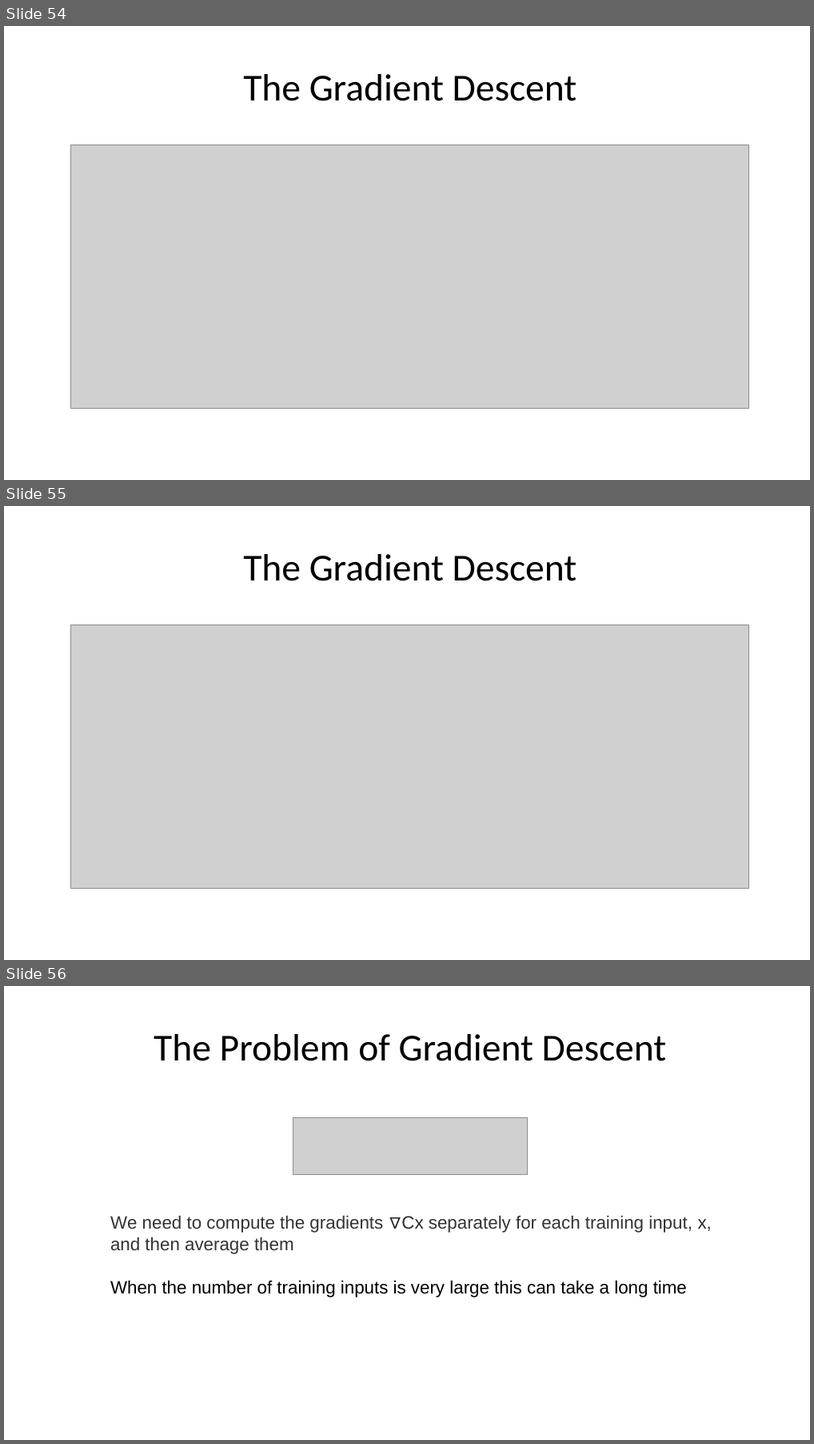
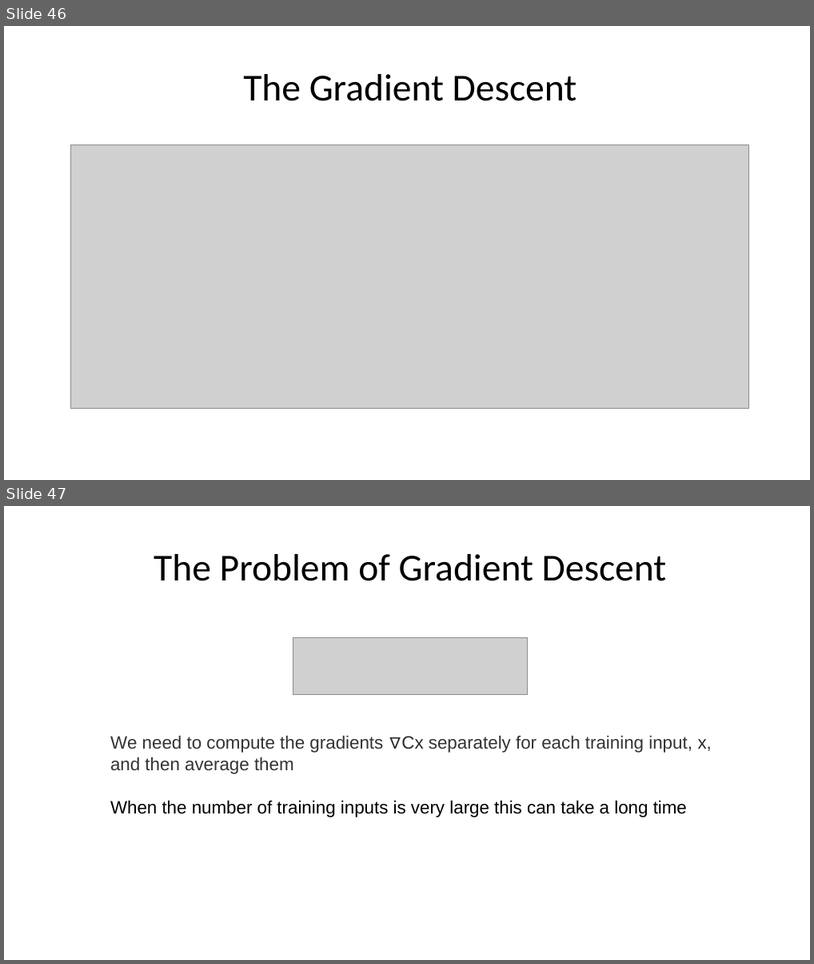
Before and after one commit to joshhu/hackthon_cht, a slide deck: 03 - Linear Model and gradient descent.pptx. Shown one above the other, each under a label of ours: slides 54, 55 and 56 before the commit, slides 46 and 47 after it. The pictures are 814x1444 and 814x964 pixels, drawn with LibreOffice and Linux fonts; fonts in the diff are those of the drawing; grey boxes stand for pictures. Boxes give left, top, right and bottom in pixels: in the first picture for what was removed or moved away, otherwise in the second. Text is boxed around its words. In the diff, an @@ line names an element or a change of style, - is before the commit and + after.

```diff
--- a/03 - Linear Model and gradient descent.pptx
+++ b/03 - Linear Model and gradient descent.pptx
@@ slide 55 removed at <box>4,506,810,960</box>, background #FFFFFF @@
@@ title removed at <box>243,554,578,581</box> @@
-The Gradient Descent
@@ picture removed at <box>71,624,750,888</box> @@
@@ what was slide 54 is now slide 46 @@
@@ what was slide 56 is now slide 47 @@
```
Also in this commit, not shown: 1 slide changed, 8 other slides removed, 5 other files.
